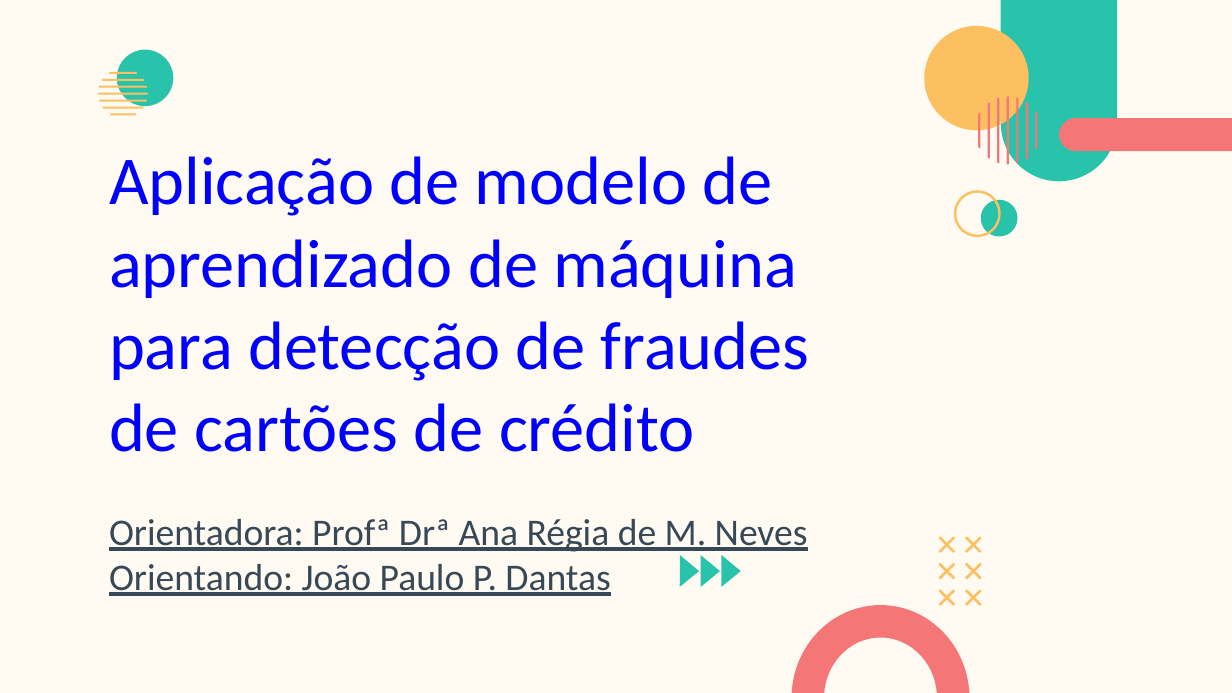
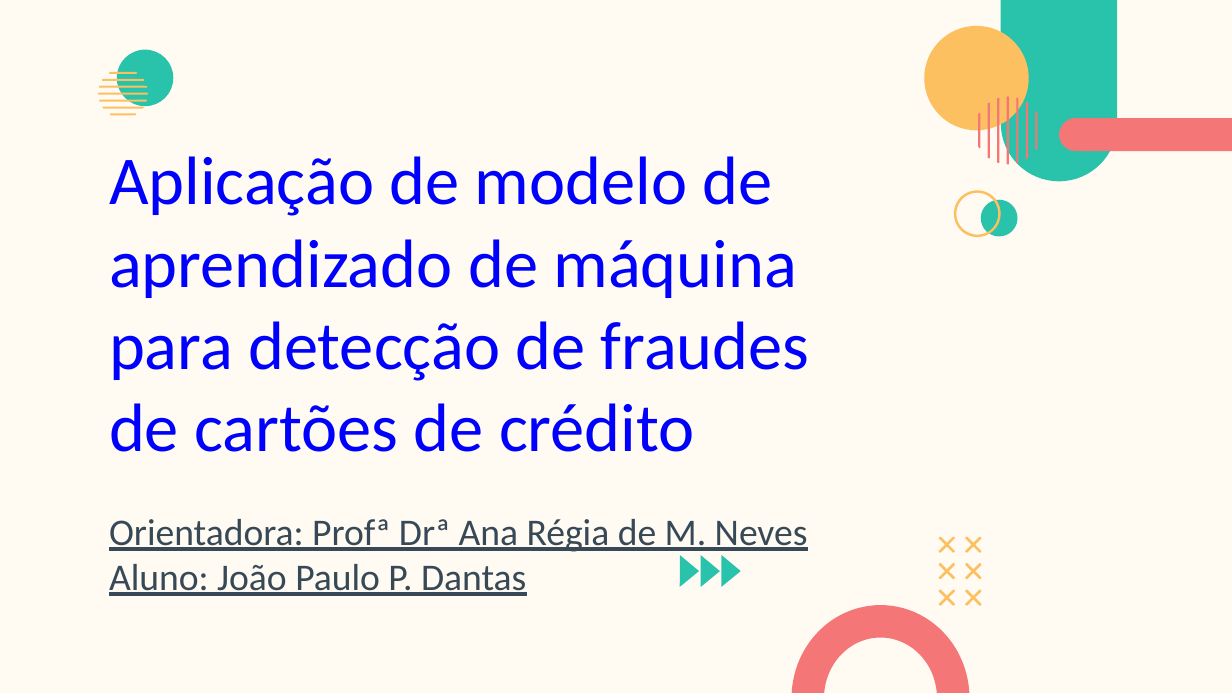
Before and after one commit to jpaulopd/IFB, a slide deck: slide 1 of artigoConclucaoCurso/apresentacaoTccFinal.pptx. Drawn at 1232x693 pixels with LibreOffice and Linux fonts; fonts in the diff are those of the drawing; background and template pictures are left out. Boxes give left, top, right and bottom in pixels: in the first picture for what was removed or moved away, otherwise in the second. Text is boxed around its words. In the diff, an @@ line names an element or a change of style, - is before the commit and + after.

```diff
--- a/artigoConclucaoCurso/apresentacaoTccFinal.pptx
+++ b/artigoConclucaoCurso/apresentacaoTccFinal.pptx
@@ subtitle at [109,564,526,596]: text changed @@
-Orientando: João Paulo P. Dantas
+Aluno: João Paulo P. Dantas
```
Also in this commit, not shown: 5 other slides changed, 3 slides added, 1 slide removed, 1 other file.
